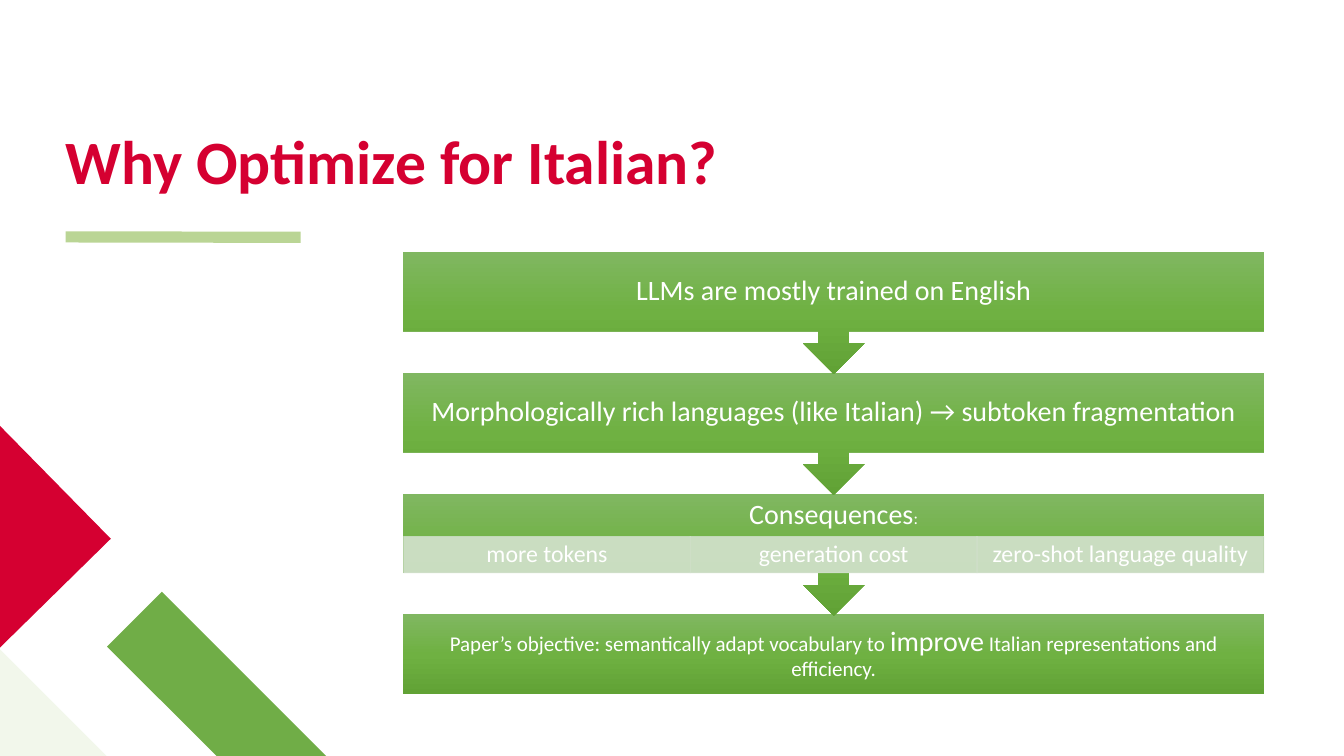
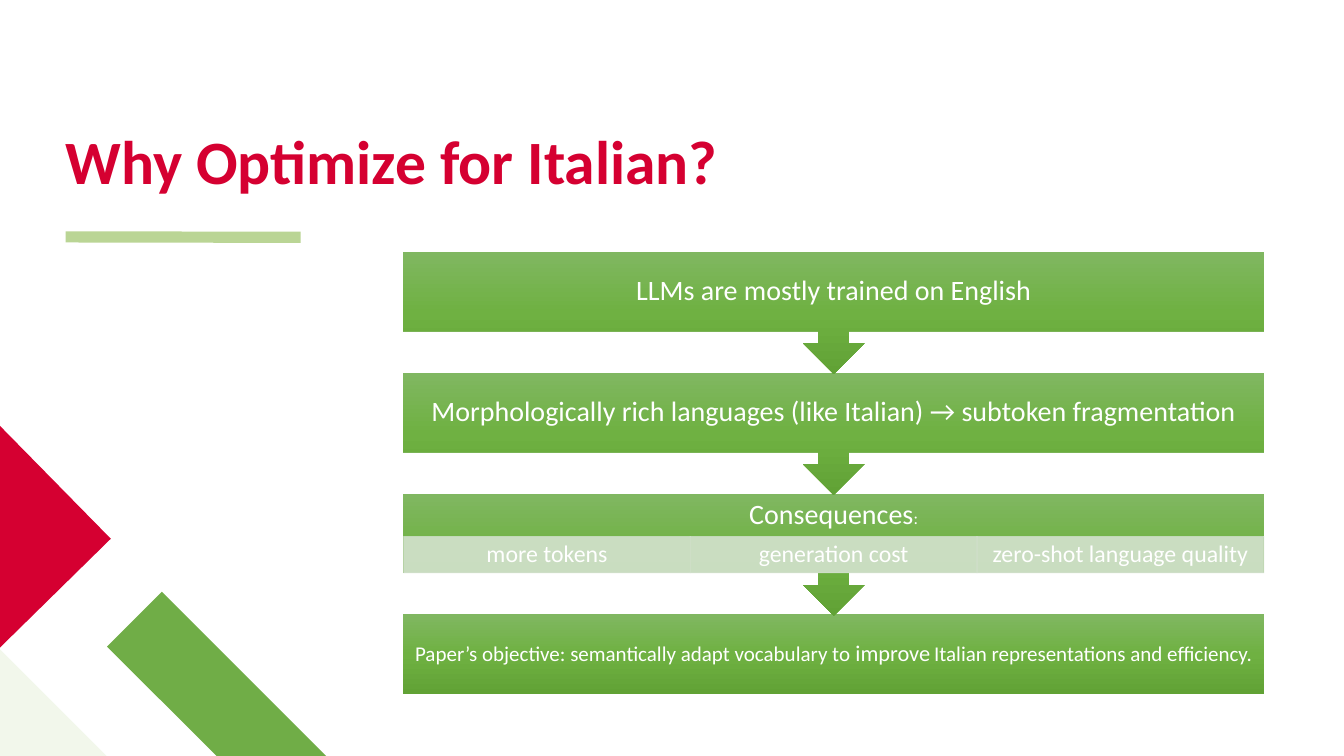
Before and after one commit to DianaPoli/NLP-project, a slide deck: slide 2 of presentation/pp_NLP.pptx. Drawn at 1344x756 pixels with LibreOffice and Linux fonts; fonts in the diff are those of the drawing; background and template pictures are left out. Boxes give left, top, right and bottom in pixels: in the first picture for what was removed or moved away, otherwise in the second. Text is boxed around its words. In the diff, an @@ line names an element or a change of style, - is before the commit and + after.

```diff
--- a/presentation/pp_NLP.pptx
+++ b/presentation/pp_NLP.pptx
@@ text "Paper’s objective: semantically adapt vocabulary ..." at bbox=[415, 645, 1252, 665]: size 20 to 16 pt in "improve" @@
```
Also in this commit, not shown: 5 other slides changed, 7 other files.
